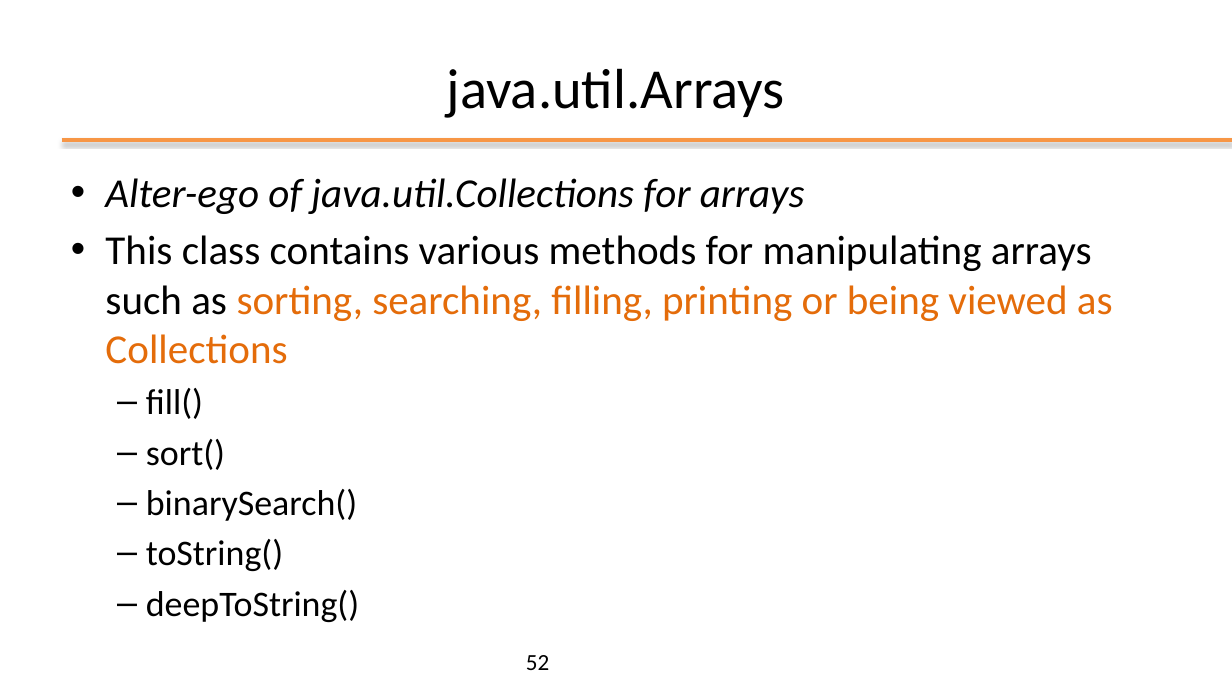
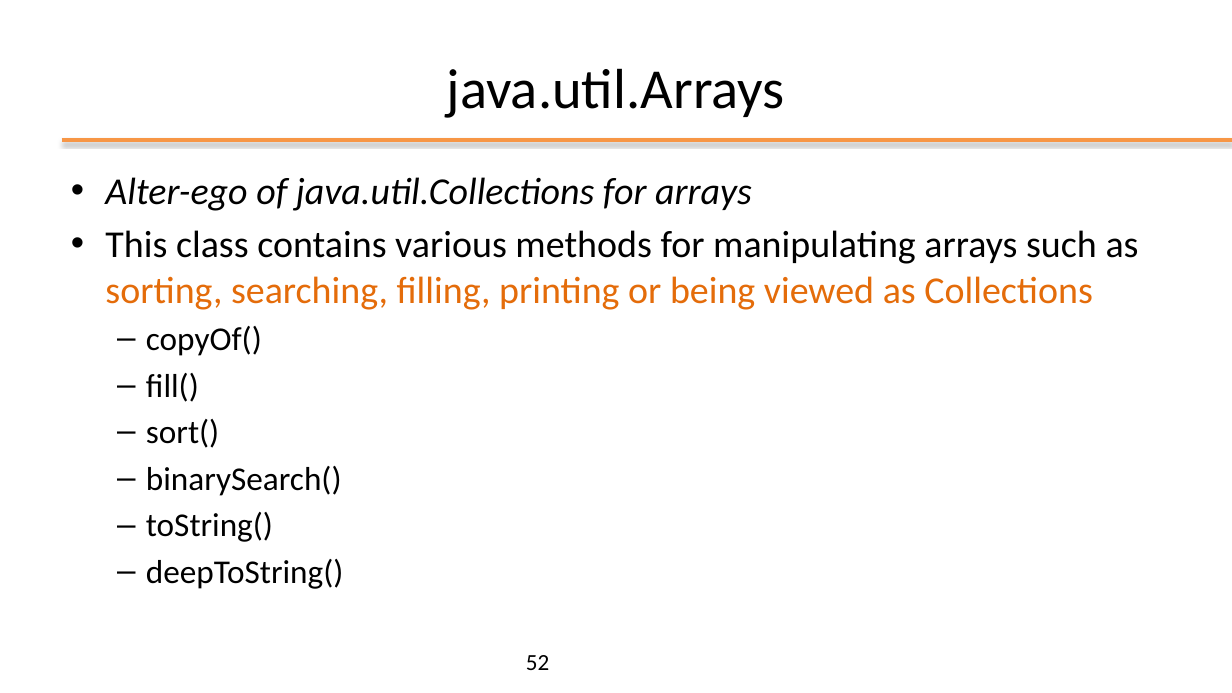
Before and after one commit to nbicocchi/learn-java-core, a slide deck: slide 52 of assets/slides/E2 - Java Basics.pptx. Drawn at 1232x693 pixels with LibreOffice and Linux fonts; fonts in the diff are those of the drawing; background and template pictures are left out. Boxes give left, top, right and bottom in pixels: in the first picture for what was removed or moved away, otherwise in the second. Text is boxed around its words. In the diff, an @@ line names an element or a change of style, - is before the commit and + after.

```diff
--- a/assets/slides/E2 - Java Basics.pptx
+++ b/assets/slides/E2 - Java Basics.pptx
@@ text at [105,177,1139,589]: size 32 to 29.6 pt in "Alter-ego of java.util.Collections for arrays", "This class contains various methods for manipulating ..."; size 28 to 25.9 pt in "fill()", "sort()", "binarySearch()", "toString()" and 1 more places @@
@@ text at [146,326,262,356]: paragraph added @@
+  – copyOf()
```
Also in this commit, not shown: 2 other slides changed, 6 other files.
